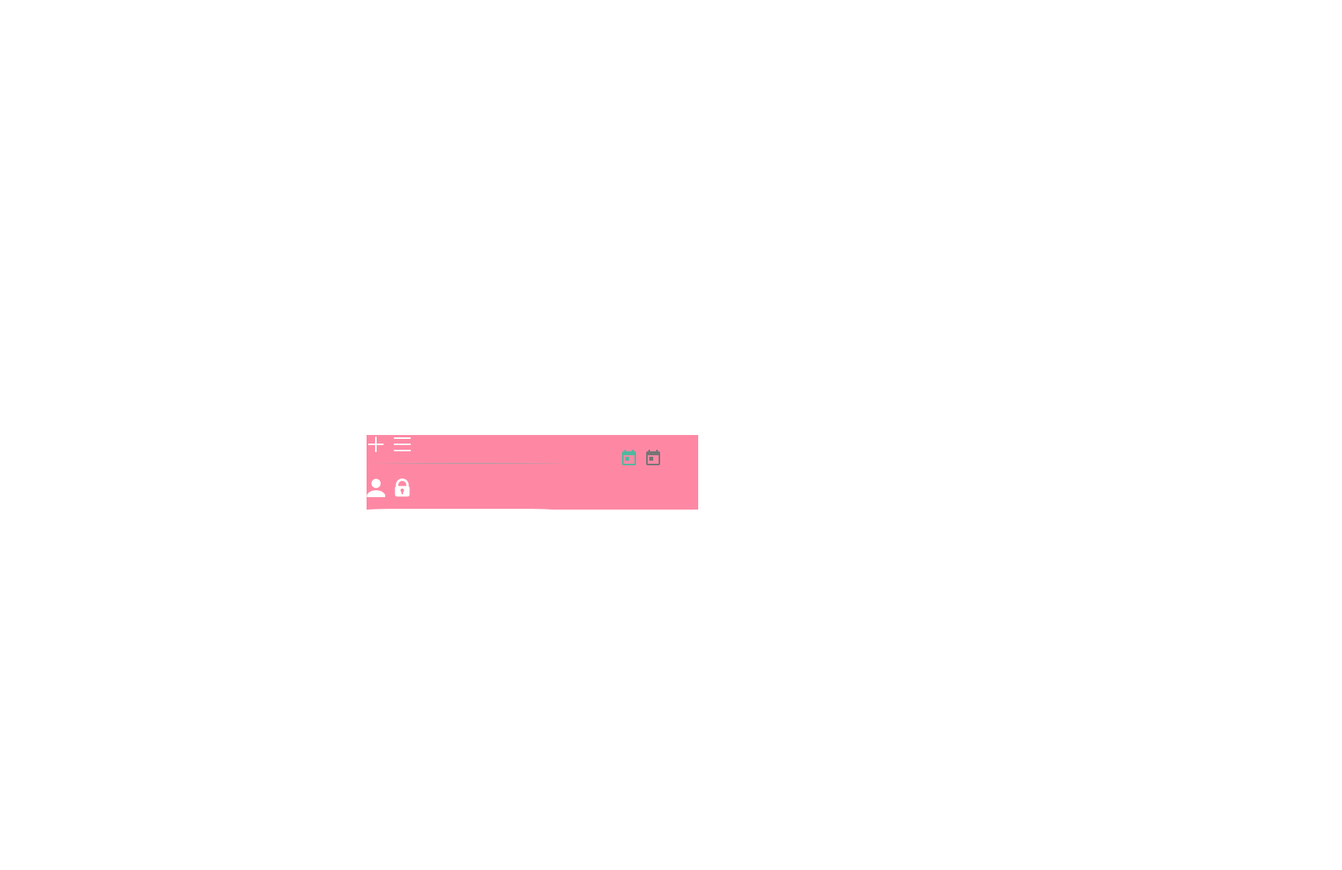
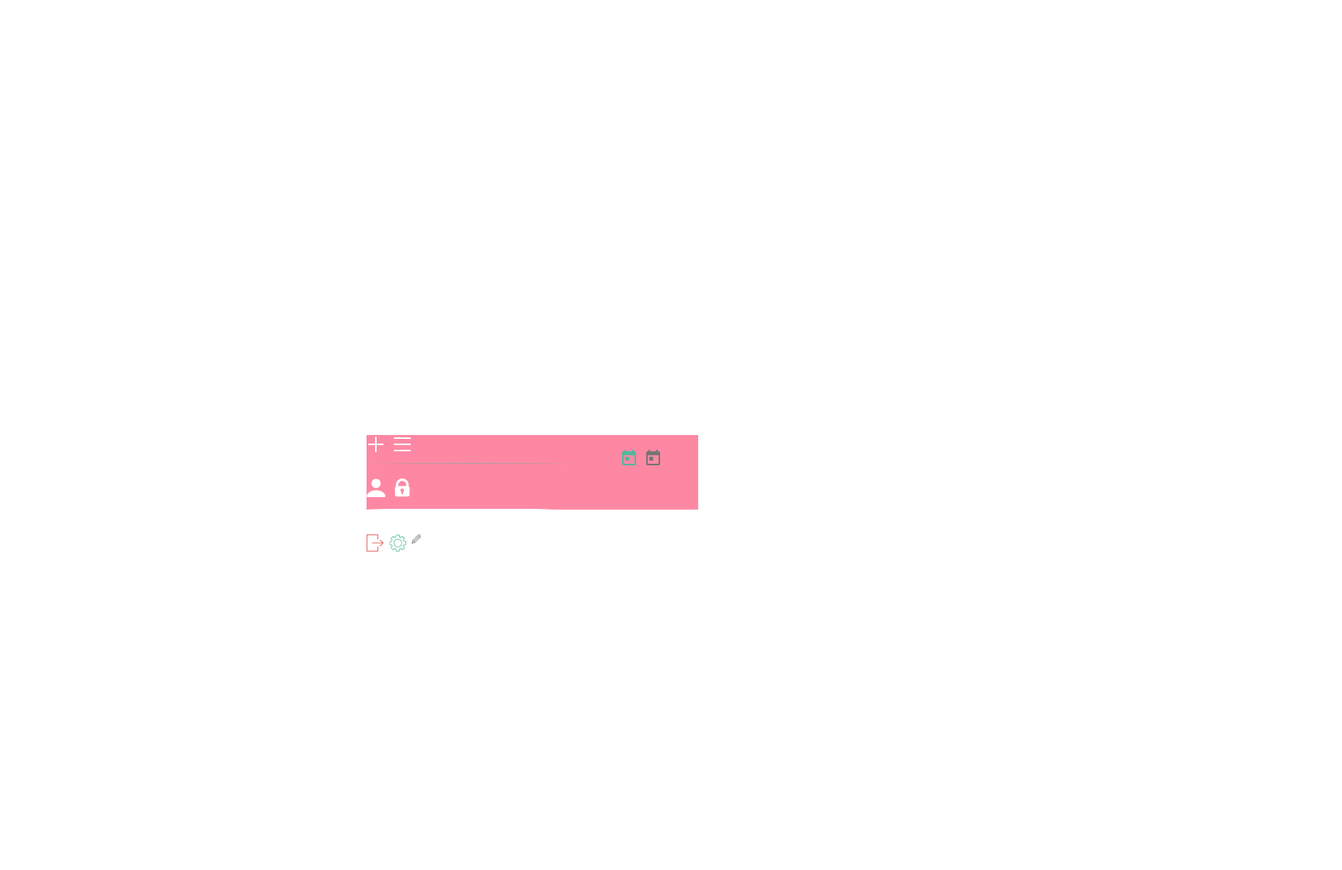
Layered file, before and after one edit (1342 × 870). Changes by layer:
added group "Button_Profile" with 1 layers above "Button_Settings" over [411, 534, 422, 544]
added layer "1454930489_15.Pencil" in group "Button_Profile" over [411, 534, 422, 544]
added group "Button_Settings" with 1 layers above "icon_Logout" over [389, 534, 407, 552]
added layer "1454890244_basics-30" in group "Button_Settings" over [389, 534, 407, 552]
added group "icon_Logout" with 1 layers above "icon_calendar_future" over [366, 534, 384, 552]
added layer "Button_Logout" in group "icon_Logout" over [366, 534, 384, 552]
